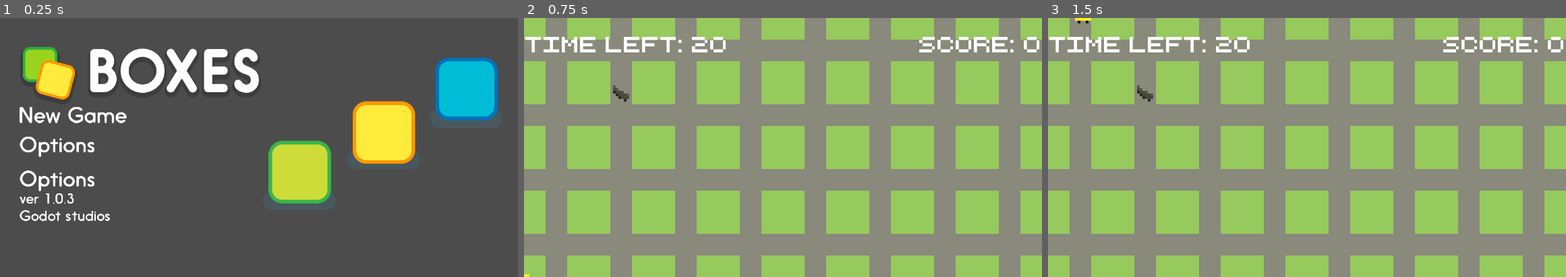
Above: before the commit, frames 1-3 (left to right).
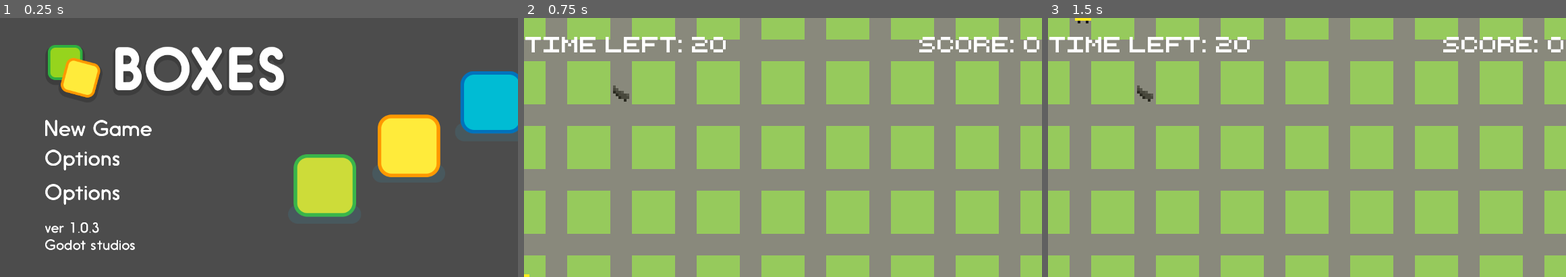
Above: after the commit, the same moments.

Repository: super-repair-bros/super-repair-bros
Game: Godot game, scene res://Scenes/TitleScreen/TitleScreen.tscn
Same seed, same stepped clock (60 frames per second), same inputs: the game is played once before the commit and once after it.
Inputs (mouse positions are in pixels of both pictures, inside the frame that each line leads up to; where the layout moved, square brackets give the same spot in the first picture):
- Up to frame 1 (0.25 s): no input
- Up to frame 2 (0.75 s): click (689, 129) [663, 113] at 0.5 s
- Up to frame 3 (1.5 s): tap Enter at 1.25 s; hold D (right) from 1.28 s (still down)

The runs differ from the first frame. In frame 1, 19% of the frame differs, in the area x 3-100%, y 10-90%; in frame 2, nothing differs; in frame 3, nothing differs.

Commit message:
made title screen nicer

Diff:
--- a/Scenes/TitleScreen/TitleScreen.tscn
+++ b/Scenes/TitleScreen/TitleScreen.tscn
@@ -10,8 +10,8 @@
 [node name="TitleScreen" type="Control"]
 anchor_right = 1.0
 anchor_bottom = 1.0
-margin_right = 128.0
-margin_bottom = -24.0
+margin_right = 960.0
+margin_bottom = 480.0
 script = ExtResource( 1 )
 __meta__ = {
 "_edit_use_anchors_": false
@@ -20,21 +20,21 @@
 [node name="MainMenu" type="MarginContainer" parent="."]
 anchor_right = 1.0
 anchor_bottom = 1.0
-margin_left = 120.0
-margin_top = 80.0
-margin_right = -120.0
-margin_bottom = -80.0
+margin_left = 100.0
+margin_top = 60.0
+margin_right = -100.0
+margin_bottom = -60.0
 __meta__ = {
 "_edit_use_anchors_": false
 }
 
 [node name="HBoxContainer" type="HBoxContainer" parent="MainMenu"]
 margin_right = 1074.0
-margin_bottom = 387.0
+margin_bottom = 456.0
 
 [node name="VBoxContainer" type="VBoxContainer" parent="MainMenu/HBoxContainer"]
 margin_right = 537.0
-margin_bottom = 387.0
+margin_bottom = 456.0
 
 [node name="TitleLabel" type="TextureRect" parent="MainMenu/HBoxContainer/VBoxContainer"]
 margin_right = 537.0
@@ -44,49 +44,49 @@
 [node name="VBoxContainer" type="VBoxContainer" parent="MainMenu/HBoxContainer/VBoxContainer"]
 margin_top = 133.0
 margin_right = 537.0
-margin_bottom = 321.0
+margin_bottom = 390.0
 size_flags_vertical = 3
 custom_constants/separation = 30
 alignment = 1
 
 [node name="NewGameLabel" type="TextureButton" parent="MainMenu/HBoxContainer/VBoxContainer/VBoxContainer"]
+margin_top = 34.0
 margin_right = 537.0
-margin_bottom = 36.0
+margin_bottom = 70.0
 texture_normal = ExtResource( 4 )
 
 [node name="CreditsLabel" type="TextureButton" parent="MainMenu/HBoxContainer/VBoxContainer/VBoxContainer"]
-margin_top = 66.0
+margin_top = 100.0
 margin_right = 537.0
-margin_bottom = 112.0
+margin_bottom = 146.0
 texture_normal = ExtResource( 6 )
 
 [node name="ExitLabel" type="TextureButton" parent="MainMenu/HBoxContainer/VBoxContainer/VBoxContainer"]
-margin_top = 142.0
+margin_top = 176.0
 margin_right = 537.0
-margin_bottom = 188.0
+margin_bottom = 222.0
 texture_normal = ExtResource( 6 )
 
 [node name="VersionLabel" type="TextureRect" parent="MainMenu/HBoxContainer/VBoxContainer"]
-margin_top = 325.0
+margin_top = 394.0
 margin_right = 537.0
-margin_bottom = 387.0
+margin_bottom = 456.0
 texture = ExtResource( 2 )
 
 [node name="CenterContainer" type="CenterContainer" parent="MainMenu/HBoxContainer"]
 margin_left = 541.0
 margin_right = 1074.0
-margin_bottom = 387.0
+margin_bottom = 456.0
 size_flags_horizontal = 3
 size_flags_vertical = 3
 
 [node name="Characters" type="TextureRect" parent="MainMenu/HBoxContainer/CenterContainer"]
-margin_top = 24.0
+margin_top = 58.0
 margin_right = 533.0
-margin_bottom = 363.0
+margin_bottom = 397.0
 texture = ExtResource( 3 )
 
 [node name="Camera2D" type="Camera2D" parent="."]
-position = Vector2( 75.7607, 15.7323 )
 anchor_mode = 0
 current = true
 zoom = Vector2( 6, 6 )
Binary file added: Assets/Graphics/menus/CreditLabel.png
Not shown, added: Assets/Graphics/menus/CreditLabel.png.import
